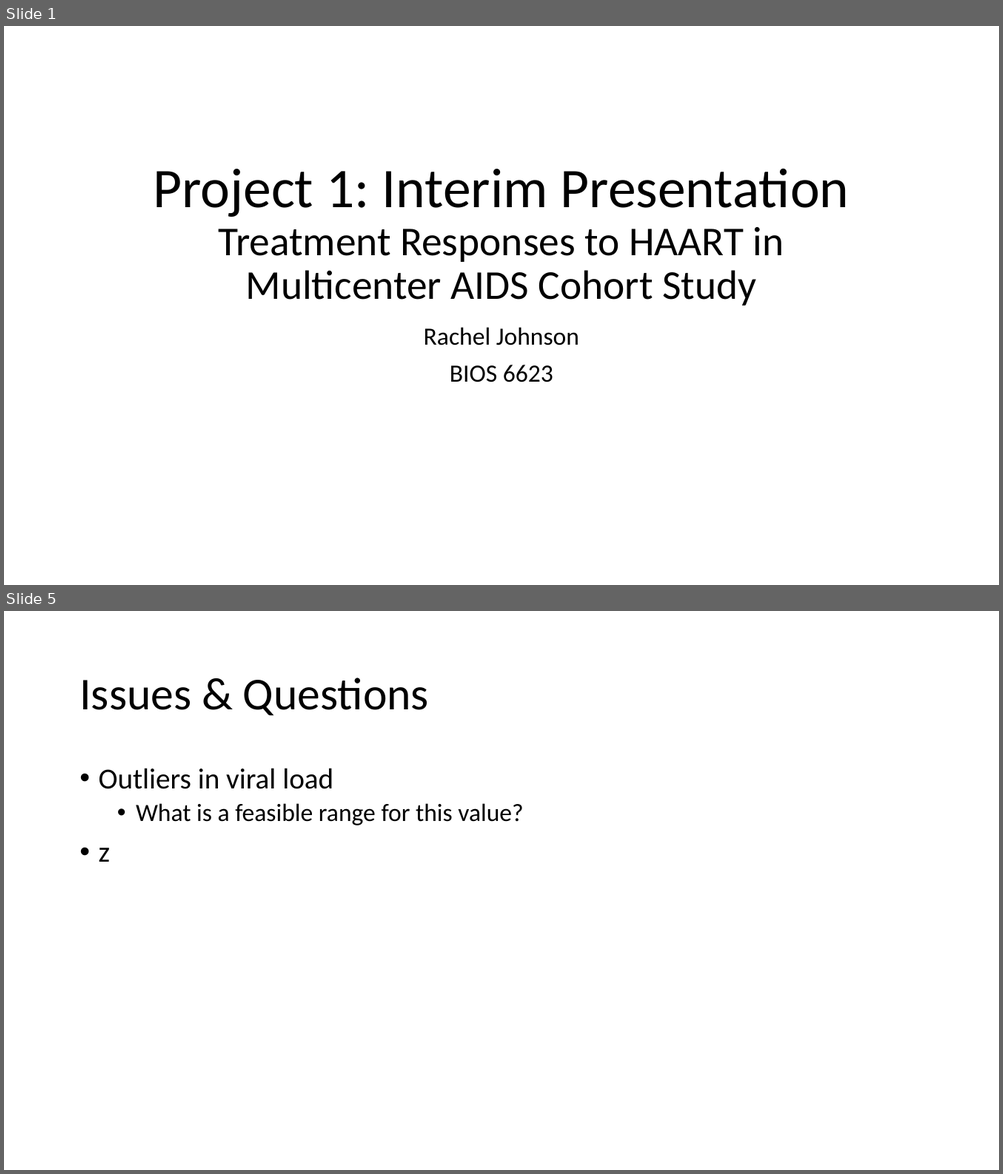
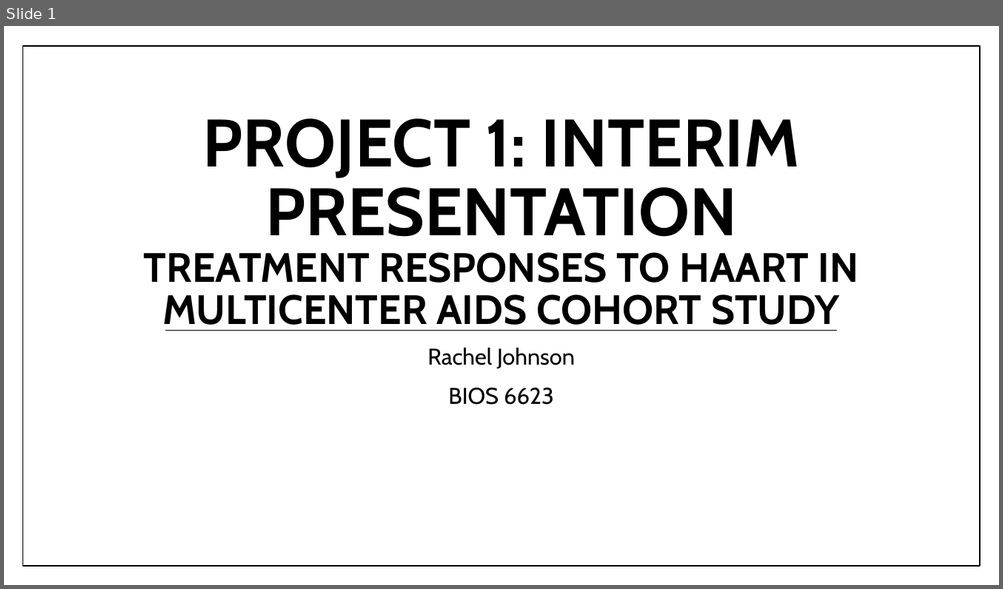
Before and after one commit to johnsra3/bios6623-johnsra3, a slide deck: Project1/Reports/Project 1 Interim Presentation.pptx. Shown one above the other, each under a label of ours: slides 1 and 5 before the commit, slide 1 after it; the slides between them are not shown. The pictures are 1003x1174 and 1003x589 pixels, drawn with LibreOffice and Linux fonts; fonts in the diff are those of the drawing. Boxes give left, top, right and bottom in pixels: in the first picture for what was removed or moved away, otherwise in the second. Text is boxed around its words. In the diff, an @@ line names an element or a change of style, - is before the commit and + after.

Commit message:
Finished presentation, removed p-values from tables for purposes of interim presentation.

```diff
--- a/Project1/Reports/Project 1 Interim Presentation.pptx
+++ b/Project1/Reports/Project 1 Interim Presentation.pptx
@@ slide 5 removed at <box>4,611,999,1170</box>, background #FFFFFF @@
@@ title removed at <box>79,678,429,715</box> @@
-Issues & Questions
@@ text removed at <box>99,768,523,862</box> @@
-• Outliers in viral load
-  • What is a feasible range for this value?
-• z
@@ slide 1 changed as well @@
@@ rectangle added at <box>22,46,979,566</box>, fill #FFFFFF, outline #000000 1 pt @@
@@ title at <box>144,118,859,331</box>: text changed; font Calibri to Cabin; bold on @@
-Project 1: Interim Presentation
-Treatment Responses to HAART in Multicenter AIDS Cohort Study
+PROJECT 1: INTERIM PRESENTATION
+TREATMENT RESPONSES TO HAART IN MULTICENTER AIDS COHORT STUDY
@@ line added from (165, 330) to (836, 330), #000000 0.79 pt @@
@@ subtitle "Rachel Johnson": place and size @@
-subtitle "Rachel Johnson" at <box>424,327,579,383</box>
+subtitle "Rachel Johnson" at <box>427,348,575,405</box>
@@ subtitle "Rachel Johnson" at <box>427,348,575,405</box>: size 24 to 22 pt, font Calibri to Cabin; more space between paragraphs @@
```
Also in this commit, not shown: 2 other slides changed, 1 slide added, 1 other slide removed, 3 other files.
